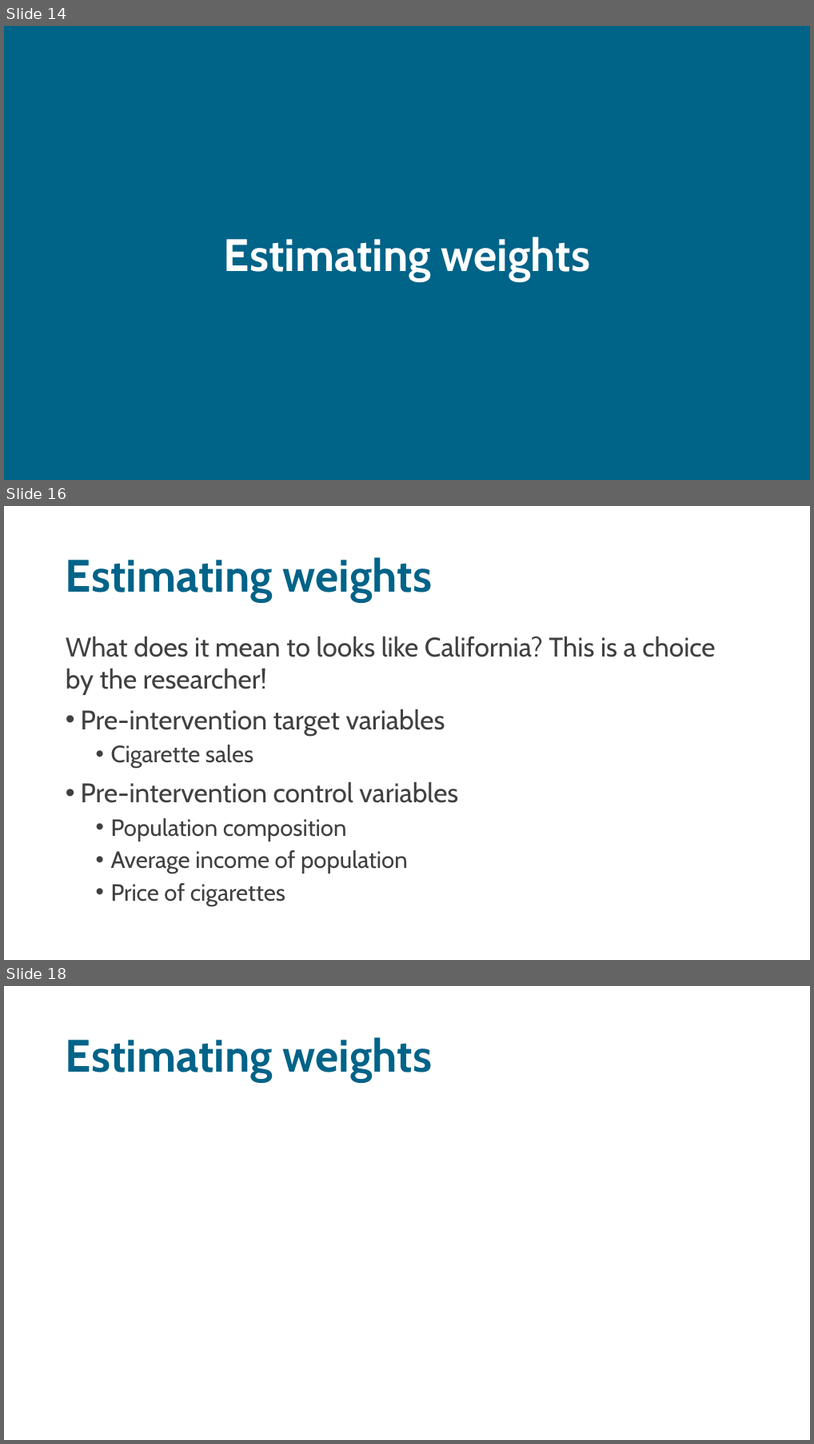
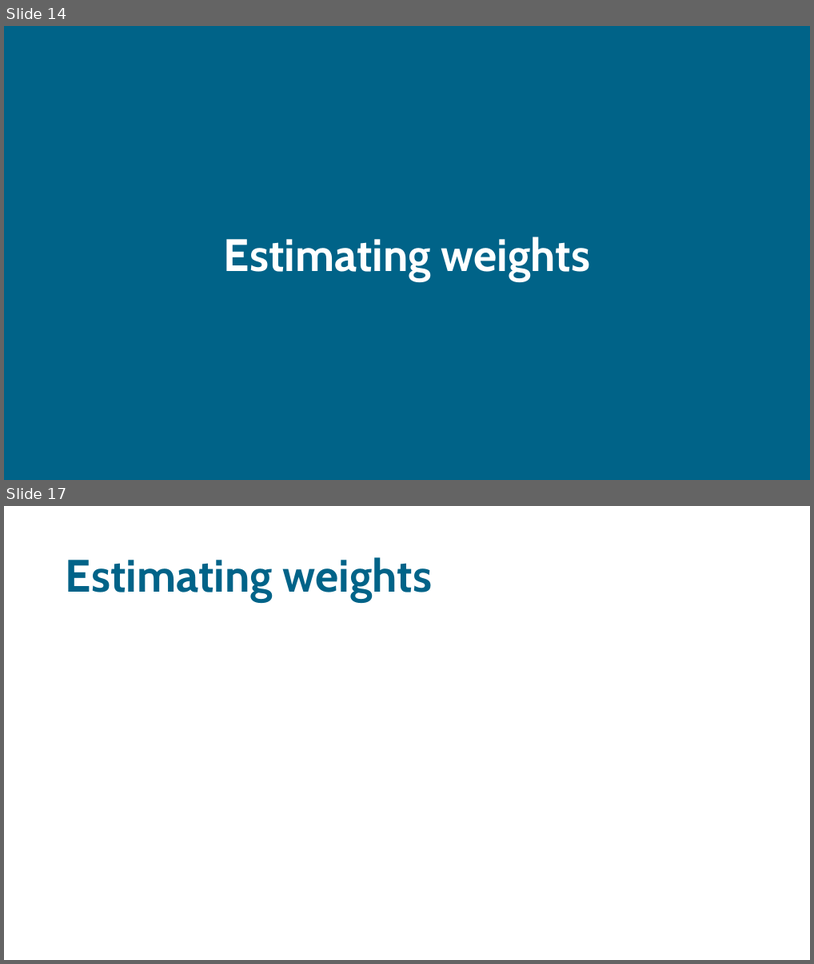
Before and after one commit to sodascience/workshop_causal_impact_assessment, a slide deck: lectures/03_synthetic_control/synthetic_control.pptx. Shown one above the other, each under a label of ours: slides 14, 16 and 18 before the commit, slides 14 and 17 after it; the slides between them are not shown. The pictures are 814x1444 and 814x964 pixels, drawn with LibreOffice and Linux fonts; fonts in the diff are those of the drawing; grey boxes stand for pictures. Boxes give left, top, right and bottom in pixels: in the first picture for what was removed or moved away, otherwise in the second. Text is boxed around its words. In the diff, an @@ line names an element or a change of style, - is before the commit and + after.

Commit message:
Add synthetic control pdf

```diff
--- a/lectures/03_synthetic_control/synthetic_control.pptx
+++ b/lectures/03_synthetic_control/synthetic_control.pptx
@@ slide 16 removed at <box>4,506,810,960</box>, background #FFFFFF @@
@@ title removed at <box>66,557,432,602</box> @@
-Estimating weights
@@ text removed at <box>66,636,715,906</box> @@
-What does it mean to looks like California? This is a choice by the researcher!
-• Pre-intervention target variables
-  • Cigarette sales
-• Pre-intervention control variables
-  • Population composition
-  • Average income of population
-  • Price of cigarettes
@@ what was slide 18 is now slide 17 @@
```
Also in this commit, not shown: 3 slides changed, 1 slide added, 1 other file.
